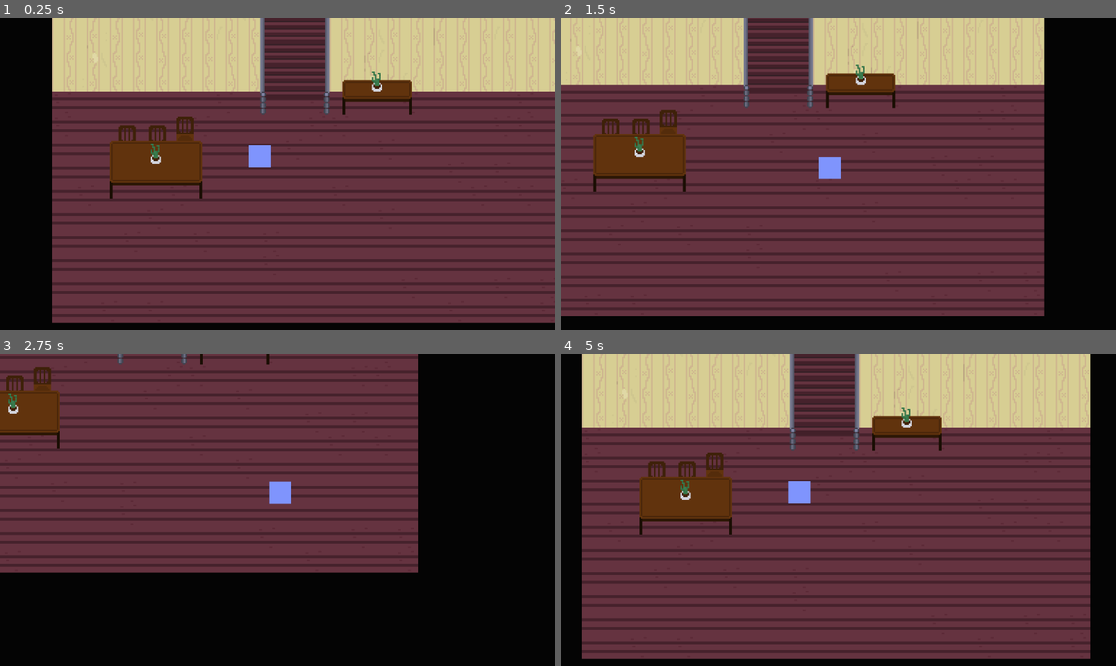
Above: before the commit, frames 1-4 (two rows, left to right).
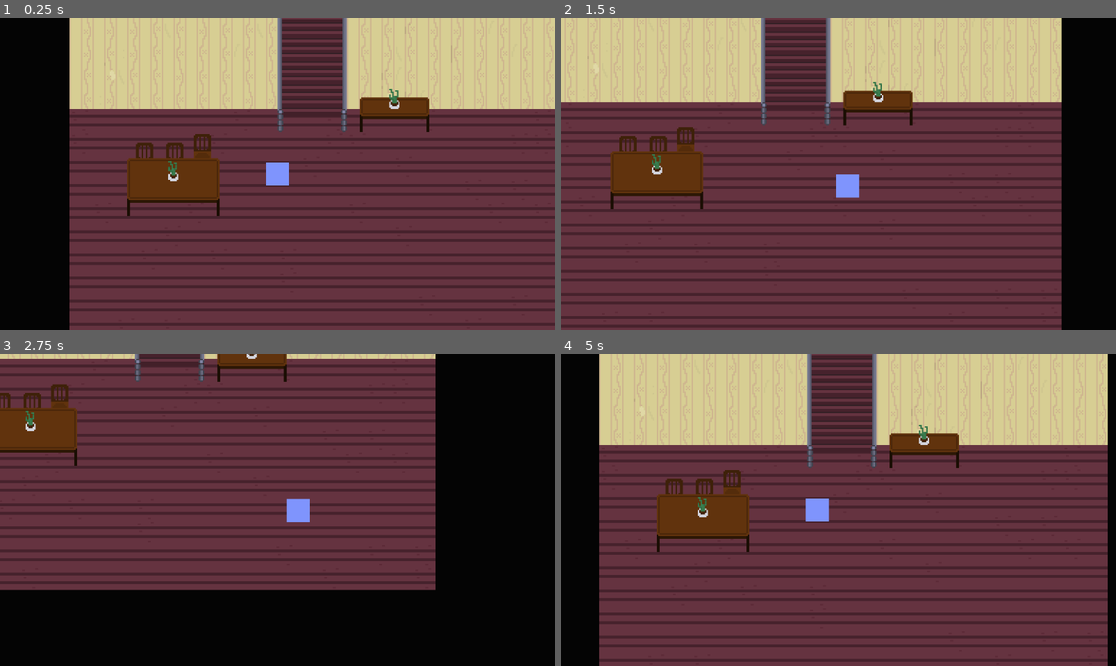
Above: after the commit, the same moments.

Repository: MarinaFlynne/horror-game
Game: Godot game, scene res://Scenes/Levels/house.tscn
Two runs of this game, one before a commit and one after it. Both use one fixed random seed, a clock stepped at 60 frames per second and the inputs below. The project has no main scene, so this scene is started directly.
Inputs (mouse positions are in pixels of both pictures, inside the frame that each line leads up to):
- Up to frame 1 (0.25 s): no input
- Up to frame 2 (1.5 s): tap Enter at 0.5 s; move the mouse to (960, 158) at 0.52 s; hold D (move_right) 0.53-1.28 s; move the mouse to (727, 189) at 1.27 s; hold S (move_down) from 1.28 s (still down)
- Up to frame 3 (2.75 s): move the mouse to (333, 441) at 2.02 s; release S (move_down) at 2.03 s; hold D (move_right) from 2.03 s (still down)
- Up to frame 4 (5 s): move the mouse to (810, 572) at 2.77 s; release D (move_right) at 2.78 s; hold W (move_up) 2.78-3.53 s; move the mouse to (1005, 556) at 3.52 s; hold A (move_left) from 3.53 s (still down); move the mouse to (672, 463) at 4.27 s

The runs differ from the first frame. In frame 1, 41% of the frame differs, in the area x 9-100%, y 0-100%; in frame 2, 43%; in frame 3, 32%; in frame 4, 44%, in the area x 3-99%, y 0-100%.

Commit message:
added direction component for tracking the direction the player is facing

Diff:
--- /dev/null
+++ b/Scenes/Components/direction_comp.gd
@@ -0,0 +1,65 @@
+extends Node2D
+
+const UP = Vector2(0,-1)
+const DOWN = Vector2(0,1)
+const LEFT = Vector2(-1,0)
+const RIGHT = Vector2(1,0)
+const UP_LEFT = Vector2(-1,-1)
+const UP_RIGHT = Vector2(1,-1)
+const DOWN_LEFT = Vector2(-1,1)
+const DOWN_RIGHT = Vector2(1,1)
+const DEFAULT_DIRECTION = DOWN
+
+var current_direction = DEFAULT_DIRECTION
+
+# Called when the node enters the scene tree for the first time.
+func _ready():
+	change_direction_cardinal(current_direction)
+
+## Takes a direction and changes the current direction to either up, down, left, or right.
+func change_direction_cardinal(direction: Vector2):
+	current_direction = get_current_cardinal_direction(direction)
+	var angle = current_direction.angle()
+	rotation = angle
+
+## Takes a direction and returns either up, down, left, or right.
+## For diagonal directions, prioritizes the current direction
+## (eg. if current_direction is UP, and we change give UP LEFT to this function,
+## it will change direction to UP)
+## If neither direction is current, prioritizes left/right
+func get_current_cardinal_direction(direction: Vector2) -> Vector2:
+	var cardinal_direction = direction
+	match (direction):
+		UP:
+			cardinal_direction = UP
+		DOWN:
+			cardinal_direction = DOWN
+		LEFT:
+			cardinal_direction = LEFT
+		RIGHT:
+			cardinal_direction = RIGHT
+		UP_LEFT:
+			if direction.y == UP.y or direction.x == LEFT.x:
+				cardinal_direction = current_direction
+			else:
+				cardinal_direction = LEFT
+		UP_RIGHT:
+			if direction.y == UP.y or direction.x == RIGHT.x:
+				cardinal_direction = current_direction
+			else:
+				cardinal_direction = RIGHT
+		DOWN_LEFT:
+			if direction.y == DOWN.y or direction.x == LEFT.x:
+				cardinal_direction = current_direction
+			else:
+				cardinal_direction = LEFT
+		DOWN_RIGHT:
+			if direction.y == DOWN.y or direction.x == RIGHT.x:
+				cardinal_direction = current_direction
+			else:
+				cardinal_direction = RIGHT
+		Vector2.ZERO:
+			assert(false, "ERROR: ZERO VECTOR NOT ALLOWED")
+		_:
+			assert(false, "ERROR: INVALID DIRECTION %s" % direction)
+	return cardinal_direction
--- /dev/null
+++ b/Scenes/Components/direction_comp.tscn
@@ -0,0 +1,7 @@
+[gd_scene load_steps=2 format=3 uid="uid://4isqcoyrktjq"]
+
+[ext_resource type="Script" path="res://Scenes/Components/direction_comp.gd" id="1_43mnm"]
+
+[node name="DirectionComp" type="Node2D"]
+position = Vector2(8, 8)
+script = ExtResource("1_43mnm")
--- a/Scenes/Objects/player.gd
+++ b/Scenes/Objects/player.gd
@@ -5,6 +5,7 @@
 @export var move_component: Node
 @export var flashlight_component: Node2D
 @export var camera_component: Camera2D
+@export var direction_component: Node2D
 
 @export_group("Movement")
 @export var speed_states: Dictionary = {"walk": 200, "run": 500, "sneak": 50}
@@ -25,6 +26,10 @@
 
 func _physics_process(_delta):
 	var direction = get_input_direction()
+	# If the direction vector is not zero, change the direction our character is facing
+	if direction != Vector2.ZERO:
+		direction_component.change_direction_cardinal(direction)
+	# Move the character
 	move_component.move(self, direction)
 
 ## Returns a Vector2 representing the direction the user is pressing.
@@ -45,6 +50,7 @@
 	var speed = speed_states[state]
 	move_component.speed = speed
 
+
 ## TEMPORARY FUNCTION. FIX AND IMPROVE THIS
 func rotate_flashlight_to_mouse():
 	flashlight_component.look_at(get_global_mouse_position())
--- a/Scenes/Objects/player.tscn
+++ b/Scenes/Objects/player.tscn
@@ -1,26 +1,30 @@
-[gd_scene load_steps=5 format=3 uid="uid://b7x1rppynxtu3"]
+[gd_scene load_steps=7 format=3 uid="uid://b7x1rppynxtu3"]
 
 [ext_resource type="Script" path="res://Scenes/Objects/player.gd" id="1_30b6g"]
 [ext_resource type="PackedScene" uid="uid://c0tw5xb2lvcqc" path="res://Scenes/Components/move_comp.tscn" id="2_ghkdg"]
 [ext_resource type="PackedScene" uid="uid://by3soj5eheilt" path="res://Scenes/Objects/flashlight.tscn" id="3_mglm8"]
+[ext_resource type="PackedScene" uid="uid://4isqcoyrktjq" path="res://Scenes/Components/direction_comp.tscn" id="4_nuf2b"]
 
 [sub_resource type="RectangleShape2D" id="RectangleShape2D_6citr"]
-size = Vector2(15, 15)
+size = Vector2(16, 16)
 
-[node name="Player" type="CharacterBody2D" node_paths=PackedStringArray("move_component", "flashlight_component", "camera_component")]
+[sub_resource type="RectangleShape2D" id="RectangleShape2D_4hnc8"]
+
+[node name="Player" type="CharacterBody2D" node_paths=PackedStringArray("move_component", "flashlight_component", "camera_component", "direction_component")]
 script = ExtResource("1_30b6g")
 move_component = NodePath("MoveComp")
 flashlight_component = NodePath("Flashlight")
 camera_component = NodePath("Camera2D")
+direction_component = NodePath("DirectionComp")
 
 [node name="ColorRect" type="ColorRect" parent="."]
 offset_right = 40.0
 offset_bottom = 40.0
-scale = Vector2(0.380885, 0.380885)
+scale = Vector2(0.4, 0.4)
 color = Color(0.498039, 0.580392, 0.992157, 1)
 
 [node name="CollisionShape2D" type="CollisionShape2D" parent="."]
-position = Vector2(7.5, 7.5)
+position = Vector2(8, 8)
 shape = SubResource("RectangleShape2D_6citr")
 
 [node name="MoveComp" parent="." instance=ExtResource("2_ghkdg")]
@@ -28,10 +32,22 @@
 acceleration = 0.3
 
 [node name="Camera2D" type="Camera2D" parent="."]
-position = Vector2(20, 20)
+position = Vector2(8, 8)
 zoom = Vector2(3, 3)
 position_smoothing_enabled = true
 
 [node name="Flashlight" parent="." instance=ExtResource("3_mglm8")]
 visible = false
 position = Vector2(20, 20)
+
+[node name="DirectionComp" parent="." instance=ExtResource("4_nuf2b")]
+
+[node name="DirectionMarker" type="Marker2D" parent="DirectionComp"]
+position = Vector2(19, 0)
+
+[node name="InteractableArea" type="Area2D" parent="DirectionComp/DirectionMarker"]
+collision_layer = 0
+collision_mask = 0
+
+[node name="CollisionShape2D" type="CollisionShape2D" parent="DirectionComp/DirectionMarker/InteractableArea"]
+shape = SubResource("RectangleShape2D_4hnc8")
